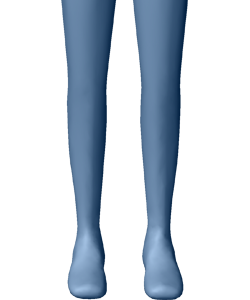
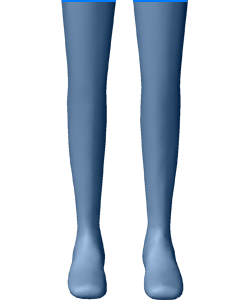
Comparing the layer stacks of the two w=250, h=300 images. Changes:
added layer "Form 1 Kopie" above "Form 1" over [133, 0, 187, 2]
added layer "Form 1" above "Ebene 1" over [62, 0, 116, 2]
